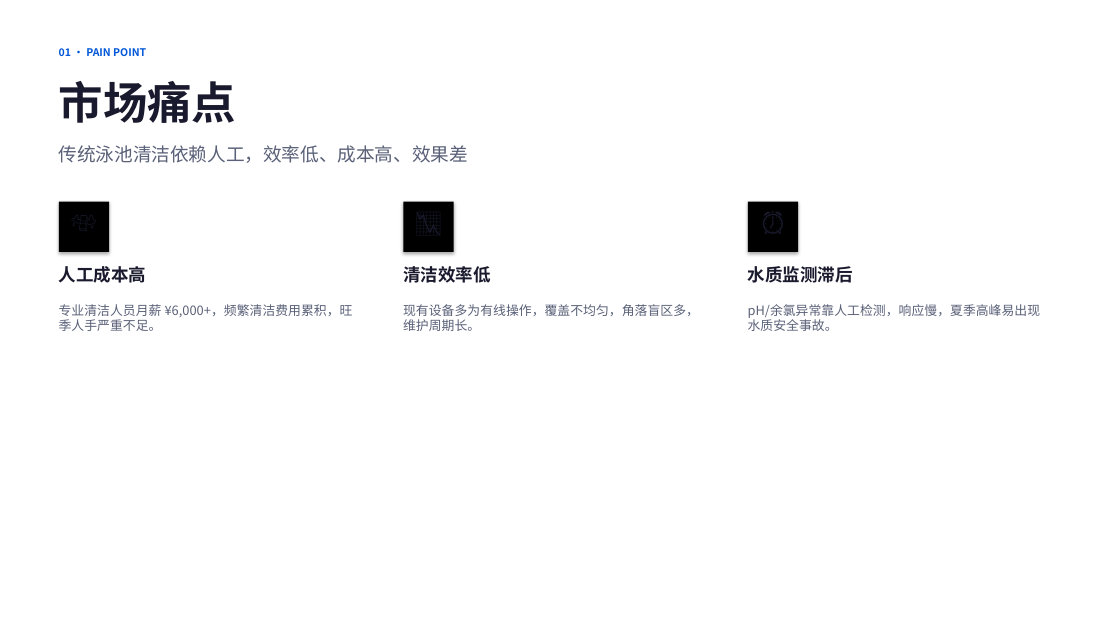
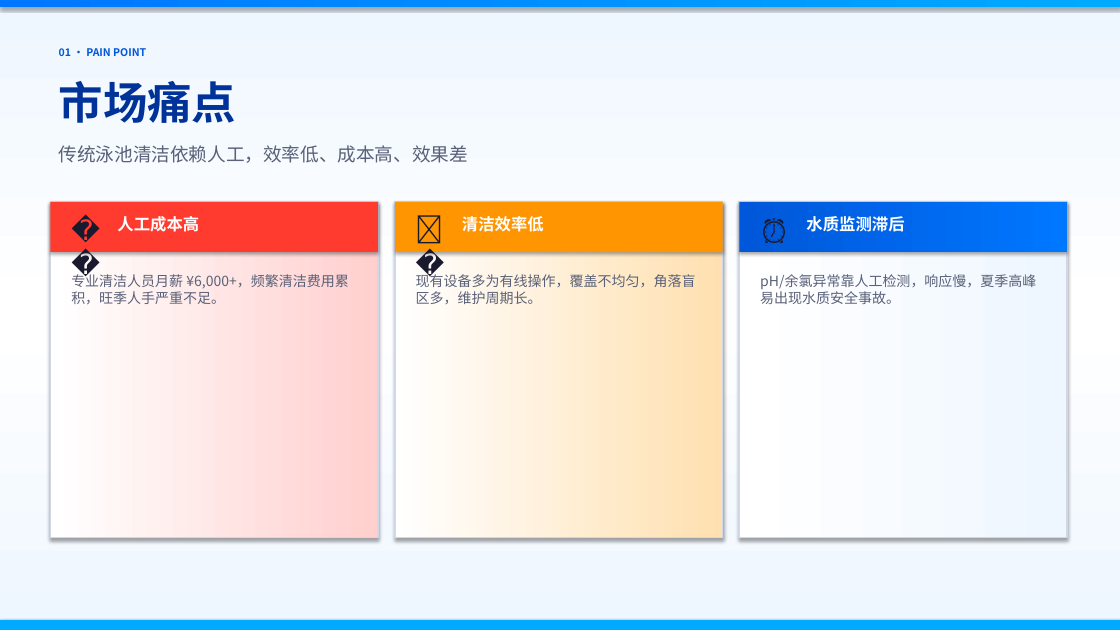
Before and after one commit to Luoyi-Gan/zhishui-landing, a slide deck: slide 3 of 智水清源-路演模版.pptx. Drawn at 1120x630 pixels with LibreOffice and Linux fonts; fonts in the diff are those of the drawing. Boxes give left, top, right and bottom in pixels: in the first picture for what was removed or moved away, otherwise in the second. Text is boxed around its words. In the diff, an @@ line names an element or a change of style, - is before the commit and + after.

```diff
--- a/智水清源-路演模版.pptx
+++ b/智水清源-路演模版.pptx
@@ background #FFFFFF to gradient #EEF6FF to #FFFFFF @@
@@ rectangle removed at (0, 0, 1120, 630) @@
@@ rectangle added at (0, 0, 1120, 7), fill gradient #0077FF to #00AAFF @@
@@ text "市场痛点" at (59, 81, 236, 123): text colour #1A1A2E to gradient #003399 to #0057D9 @@
@@ rectangle added at (50, 202, 378, 538), fill gradient #FFFFFF to #FFD0CE, outline #D0D8E8 1.5 pt @@
@@ rectangle added at (50, 202, 378, 252), fill #FF3B30 @@
@@ rectangle removed at (59, 202, 109, 252) @@
@@ rectangle added at (395, 202, 723, 538), fill gradient #FFFFFF to #FFE0B0, outline #D0D8E8 1.5 pt @@
@@ rectangle added at (395, 202, 723, 252), fill #FF9500 @@
@@ rectangle removed at (403, 202, 454, 252) @@
@@ rectangle added at (739, 202, 1067, 538), fill gradient #FFFFFF to #EEF6FF, outline #D0D8E8 1.5 pt @@
@@ rectangle added at (739, 202, 1067, 252), fill gradient #0057D9 to #0077FF @@
@@ rectangle removed at (748, 202, 798, 252) @@
@@ size 22 to 24 pt; alignment centre to left in 3 elements at (63, 208, 105, 250), (408, 208, 450, 250), (752, 208, 794, 250) @@
@@ text "人工成本高": place and size @@
-text "人工成本高" at (59, 266, 146, 283)
+text "人工成本高" at (117, 216, 199, 232)
@@ text "清洁效率低": place and size @@
-text "清洁效率低" at (403, 266, 490, 283)
+text "清洁效率低" at (462, 216, 544, 232)
@@ size 15 to 14 pt, text colour #1A1A2E to #FFFFFF in 3 elements at (117, 216, 199, 232), (462, 216, 544, 232), (806, 216, 904, 232) @@
@@ text "水质监测滞后": place and size @@
-text "水质监测滞后" at (748, 266, 853, 283)
+text "水质监测滞后" at (806, 216, 904, 232)
@@ text "专业清洁人员月薪 ¥6,000+，频繁清洁费用累积，旺季人手严重不足。": place and size @@
-text "专业清洁人员月薪 ¥6,000+，频繁清洁费用累积，旺季人手严重不足。" at (59, 304, 353, 331)
+text "专业清洁人员月薪 ¥6,000+，频繁清洁费用累积，旺季人手严重不足。" at (71, 273, 348, 304)
@@ size 11 to 12 pt in 3 elements at (760, 274, 1036, 304), (71, 273, 348, 304), (416, 273, 696, 304) @@
@@ text "现有设备多为有线操作，覆盖不均匀，角落盲区多，维护周期长。": place and size @@
-text "现有设备多为有线操作，覆盖不均匀，角落盲区多，维护周期长。" at (403, 304, 699, 331)
+text "现有设备多为有线操作，覆盖不均匀，角落盲区多，维护周期长。" at (416, 273, 696, 304)
@@ text "pH/余氯异常靠人工检测，响应慢，夏季高峰易出现水质安全事故。": place and size @@
-text "pH/余氯异常靠人工检测，响应慢，夏季高峰易出现水质安全事故。" at (748, 304, 1041, 331)
+text "pH/余氯异常靠人工检测，响应慢，夏季高峰易出现水质安全事故。" at (760, 274, 1036, 304)
@@ rectangle added at (0, 620, 1120, 630), fill #00AAFF @@
```
Also in this commit, not shown: 11 other slides changed, 1 other file.
